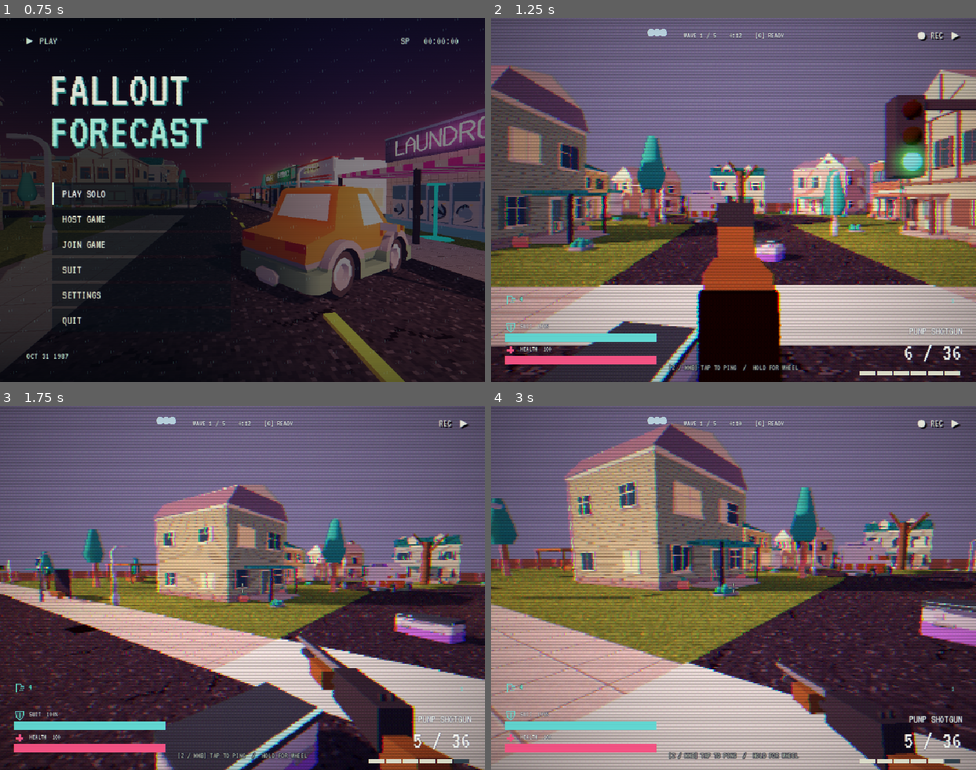
Above: before the commit, frames 1-4 (two rows, left to right).
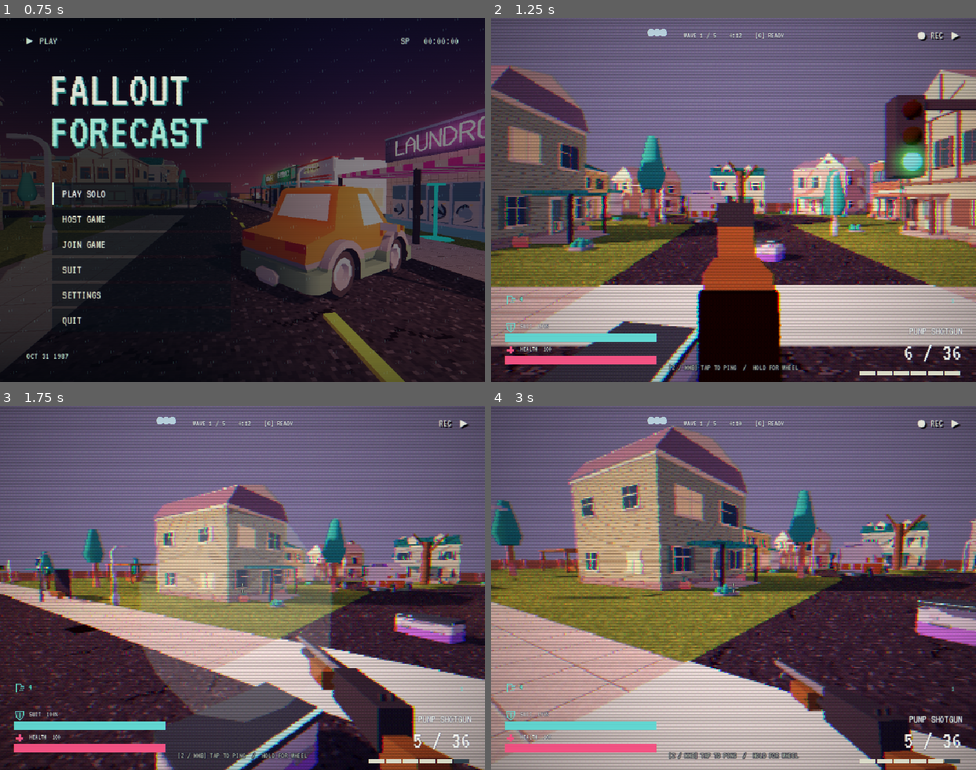
Above: after the commit, the same moments.

Repository: SamuelGrady/fallout-forecast
Game: Godot game, scene res://ui/title.tscn
Two runs of this game, one before a commit and one after it. Both use one fixed random seed, a clock stepped at 60 frames per second and the inputs below. Sound files missing from this copy of the repository are replaced by a short silence.
Inputs (mouse positions are in pixels of both pictures, inside the frame that each line leads up to):
- Up to frame 1 (0.75 s): tap Enter at 0.5 s; move the mouse to (349, 181) at 0.52 s; hold D (move_right) from 0.53 s (still down); hold Right mouse button (aim) from 0.53 s (still down); click (349, 181) at 0.67 s
- Up to frame 2 (1.25 s): keep holding D (move_right); keep holding Right mouse button (aim); tap Space (jump) at 0.77, 1.07 s; tap Ctrl (crouch) at 0.8 s
- Up to frame 3 (1.75 s): move the mouse to (218, 588) at 1.27 s; release D (move_right) at 1.28 s; release Right mouse button (aim) at 1.28 s; hold W (move_forward) from 1.28 s (still down); tap Ctrl (crouch) at 1.35 s; tap Space (jump) at 1.52 s; click (218, 588) at 1.55 s
- Up to frame 4 (3 s): keep holding W (move_forward); tap Space (jump) at 1.82 s; move the mouse to (743, 580) at 2.02 s; press the mouse at (743, 580) at 2.03 s; tap Shift (sprint) at 2.3, 2.85 s; move the mouse to (728, 595) at 2.77 s; release the mouse at (728, 595) at 2.78 s

Frame 1 is identical in both runs. In frame 2, 0.2% of the frame differs, in the area x 3-100%, y 90-91%; in frame 3, 10%; in frame 4, 18%, in the area x 0-100%, y 4-100%.

Commit message:
Juice: hit-stop, kill confirm and multikill, popup ticker, wave intro cards, trailing health/suit chunks, suit breach warning, downed view with heartbeat, screen rain drips, shell casings, muzzle smoke, recoil roll, sprint FOV, gore splats, falling corpses with limb pop, stagger grunts

Diff:
--- a/enemies/enemy_base.gd
+++ b/enemies/enemy_base.gd
@@ -591,6 +591,7 @@
 	# further along the shot direction, replicated to every client.
 	var throw_vec := _last_hit_dir * clampf(0.6 + _last_hit_force * 0.12, 0.6, 2.6)
 	spawn_death_fragments(get_parent(), global_position, throw_vec, _bullet_critical)
+	make_corpse(throw_vec)
 	if miniboss_wave > 0:
 		spawn_death_fragments(get_parent(), global_position + Vector3.UP * 1.1, throw_vec * 1.3, true)
 	Sound.play_at("enemy_death", global_position)
@@ -677,7 +678,55 @@
 	_bullet_critical = false
 
 
+## Every peer: leave a body that topples along the killing hit, lies a moment
+## and sinks away, instead of the model just vanishing. Heavy hits (shotgun
+## blasts) also tear an arm loose.
+func make_corpse(throw_vec: Vector3) -> void:
+	var model: Node3D = null
+	for child in get_children():
+		if child.get_script() and (child.get_script() as Script).resource_path.ends_with("infected_model.gd"):
+			model = child
+	var world := get_parent()
+	if model == null or world == null or OS.has_feature("web") and get_tree().get_nodes_in_group("corpses").size() > 6:
+		return
+	var xf := model.global_transform
+	model.set_process(false)
+	remove_child(model)
+	world.add_child(model)
+	model.global_transform = xf
+	model.add_to_group("corpses")
+	for mesh in model.find_children("*", "MeshInstance3D", true, false):
+		mesh.material_overlay = null
+	var dir := throw_vec
+	dir.y = 0.0
+	if dir.length_squared() < 0.01:
+		dir = model.global_basis.z
+	dir = dir.normalized()
+	var axis := Vector3.UP.cross(dir).normalized()
+	var fallen := Basis(axis, deg_to_rad(84.0)) * model.global_basis
+	if throw_vec.length() > 1.6 and model.get("limbs") is Array and not (model.get("limbs") as Array).is_empty():
+		var arm: Node3D = (model.get("limbs") as Array)[0]
+		var arm_xf := arm.global_transform
+		arm.get_parent().remove_child(arm)
+		world.add_child(arm)
+		arm.global_transform = arm_xf
+		var arm_tween := arm.create_tween().set_parallel(true)
+		arm_tween.tween_property(arm, "global_position", arm_xf.origin + dir * 2.2 + Vector3.UP * 0.6, 0.35).set_ease(Tween.EASE_OUT)
+		arm_tween.tween_property(arm, "rotation", arm.rotation + Vector3(randf() * 6, randf() * 6, 0), 0.6)
+		arm_tween.chain().tween_property(arm, "global_position", arm_xf.origin + dir * 2.8 + Vector3.DOWN * 1.1, 0.3).set_ease(Tween.EASE_IN)
+		arm_tween.chain().tween_interval(2.2)
+		arm_tween.chain().tween_callback(arm.queue_free)
+	var tween := model.create_tween()
+	tween.tween_property(model, "global_basis", fallen, 0.38).set_trans(Tween.TRANS_QUAD).set_ease(Tween.EASE_IN)
+	tween.parallel().tween_property(model, "global_position", xf.origin + dir * 0.6, 0.38)
+	tween.tween_interval(2.4)
+	tween.tween_property(model, "global_position", xf.origin + dir * 0.6 + Vector3.DOWN * 0.8, 1.2)
+	tween.tween_callback(model.queue_free)
+
+
 func stagger(duration: float) -> void:
+	if _stagger_left <= 0.0:
+		Sound.play_at("turned", global_position + Vector3.UP, -12.0, randf_range(0.65, 0.8))
 	_stagger_left = maxf(_stagger_left, duration)
 	_windup_left = 0.0
 	_attack_victim = null
--- a/enemies/enemy_spawner.gd
+++ b/enemies/enemy_spawner.gd
@@ -481,6 +481,7 @@
 	EnemyBase.spawn_death_fragments(self, pos, throw_vec, critical)
 	Sound.play_at("enemy_death", pos)
 	if enemy:
+		enemy.make_corpse(throw_vec)
 		enemy.remove_from_group("enemies")
 		enemy.queue_free()
 	for entry in drops:
--- /dev/null
+++ b/game/juice.gd
@@ -0,0 +1,70 @@
+extends Node
+## Autoload "Juice": shared game-feel helpers, all local and cosmetic.
+## - shake(strength, at): camera trauma with distance falloff
+## - hit_stop(ms): a tiny freeze on big hits (solo only, so it never stalls
+##   a session's host simulation for everyone)
+## - duck_music(db, seconds): dip the soundtrack under big moments
+## - popup(text, color): "+HEADSHOT"-style ticker lines (JuiceHud shows them)
+
+signal popup_requested(text: String, color: Color)
+
+var _trauma := 0.0
+var _stop_left := 0.0
+var _duck_left := 0.0
+var _duck_db := 0.0
+var _clock := 0.0
+
+
+func _ready() -> void:
+	process_mode = Node.PROCESS_MODE_ALWAYS
+
+
+## Add camera shake. `at` (optional) attenuates by distance to the camera.
+func shake(strength: float, at := Vector3.INF) -> void:
+	if Settings.reduced_flash:
+		strength *= 0.3
+	if at != Vector3.INF:
+		var cam := get_viewport().get_camera_3d()
+		if cam:
+			strength *= clampf(1.0 - cam.global_position.distance_to(at) / 30.0, 0.0, 1.0)
+	_trauma = minf(1.0, _trauma + strength)
+
+
+func hit_stop(ms: float) -> void:
+	if Net.is_online() or get_tree().paused:
+		return
+	_stop_left = maxf(_stop_left, ms / 1000.0)
+	Engine.time_scale = 0.05
+
+
+func duck_music(db: float, seconds: float) -> void:
+	_duck_db = minf(_duck_db, db)
+	_duck_left = maxf(_duck_left, seconds)
+
+
+func popup(text: String, color := Color.WHITE) -> void:
+	popup_requested.emit(text, color)
+
+
+func _process(delta: float) -> void:
+	# Real (unscaled) time, so hit-stop always ends on schedule.
+	var real := delta / maxf(Engine.time_scale, 0.0001)
+	_clock += real
+	if _stop_left > 0.0:
+		_stop_left -= real
+		if _stop_left <= 0.0:
+			Engine.time_scale = 1.0
+	_trauma = maxf(0.0, _trauma - real * 1.6)
+	var cam := get_viewport().get_camera_3d()
+	if cam:
+		var s := _trauma * _trauma
+		cam.h_offset = 0.18 * s * sin(_clock * 47.0)
+		cam.v_offset = 0.14 * s * sin(_clock * 53.0 + 1.3)
+	var music := AudioServer.get_bus_index(&"Music")
+	if music >= 0:
+		if _duck_left > 0.0:
+			_duck_left -= real
+			AudioServer.set_bus_volume_db(music, lerpf(AudioServer.get_bus_volume_db(music), _duck_db, 0.3))
+		else:
+			_duck_db = 0.0
+			AudioServer.set_bus_volume_db(music, lerpf(AudioServer.get_bus_volume_db(music), 0.0, 0.05))
--- a/main.gd
+++ b/main.gd
@@ -30,6 +30,12 @@
 		warm.set_script(preload("res://game/warmup.gd"))
 		add_child.call_deferred(warm)
 	if not Net.dedicated:
+		# Screen-level juice: trailing bars, suit breach, downed view, rain
+		# drips, wave cards, popup ticker.
+		var juice_hud := CanvasLayer.new()
+		juice_hud.name = "JuiceHud"
+		juice_hud.set_script(preload("res://ui/juice_hud.gd"))
+		add_child(juice_hud)
 		# Red arcs pointing at whatever just hurt you.
 		var hits := CanvasLayer.new()
 		hits.name = "HitIndicator"
--- a/project.godot
+++ b/project.godot
@@ -33,6 +33,7 @@
 Preload="*res://game/preload.gd"
 SceneLoader="*res://game/scene_loader.gd"
 Perf="*res://game/perf.gd"
+Juice="*res://game/juice.gd"
 
 [display]
 
--- /dev/null
+++ b/ui/juice_hud.gd
@@ -0,0 +1,242 @@
+extends CanvasLayer
+## Screen-level juice for the local player (main.gd adds it next to the HUD):
+## - trailing white chunk on the health and suit bars after damage
+## - SUIT BREACH warning: vignette, tag and beep while suit < 25% and exposed
+## - downed view: desaturated, heartbeat
+## - rain drips running down the screen while exposed in rain
+## - wave intro card ("WAVE 3  -  DOWNPOUR") as each storm starts
+## - "+HEADSHOT" / "+KILL" / "+REVIVE" popup ticker (Juice.popup)
+
+const TRAIL_DELAY := 0.35
+
+var _trail := {}  # bar -> {chunk, value, hold}
+var _vignette := ColorRect.new()
+var _breach := Label.new()
+var _breach_beep := 0.0
+var _drips := ColorRect.new()
+var _desat := ColorRect.new()
+var _heart := AudioStreamPlayer.new()
+var _card := Label.new()
+var _card_sub := Label.new()
+var _ticker := VBoxContainer.new()
+var _clock := 0.0
+
+
+func _ready() -> void:
+	layer = 2
+	_build_screen_layers()
+	_build_card()
+	_ticker.set_anchors_and_offsets_preset(Control.PRESET_CENTER_RIGHT)
+	_ticker.offset_left = -260
+	_ticker.offset_right = -24
+	_ticker.offset_top = -40
+	_ticker.alignment = BoxContainer.ALIGNMENT_END
+	_ticker.mouse_filter = Control.MOUSE_FILTER_IGNORE
+	add_child(_ticker)
+	Juice.popup_requested.connect(_on_popup)
+	WeatherManager.phase_changed.connect(_on_phase)
+	GameManager.combat_hit.connect(_on_combat_hit)
+	_heart.stream = load("res://assets/audio/sfx/heartbeat.wav")
+	if _heart.stream is AudioStreamWAV:
+		var wav := (_heart.stream as AudioStreamWAV).duplicate() as AudioStreamWAV
+		wav.loop_mode = AudioStreamWAV.LOOP_FORWARD
+		wav.loop_end = roundi(wav.get_length() * wav.mix_rate)
+		_heart.stream = wav
+	_heart.volume_db = -6.0
+	add_child(_heart)
+
+
+func _exit_tree() -> void:
+	for pair in [[Juice.popup_requested, _on_popup], [WeatherManager.phase_changed, _on_phase], [GameManager.combat_hit, _on_combat_hit]]:
+		if pair[0].is_connected(pair[1]):
+			pair[0].disconnect(pair[1])
+
+
+func _shader_rect(code: String) -> ColorRect:
+	var rect := ColorRect.new()
+	rect.set_anchors_and_offsets_preset(Control.PRESET_FULL_RECT)
+	rect.mouse_filter = Control.MOUSE_FILTER_IGNORE
+	var mat := ShaderMaterial.new()
+	var shader := Shader.new()
+	shader.code = code
+	mat.shader = shader
+	rect.material = mat
+	rect.visible = false
+	add_child(rect)
+	return rect
+
+
+func _build_screen_layers() -> void:
+	_drips = _shader_rect("""shader_type canvas_item;
+uniform float amount = 0.0;
+float h(float x){ return fract(sin(x * 91.7) * 43758.5); }
+void fragment(){
+	float col = floor(UV.x * 34.0);
+	float speed = 0.15 + h(col) * 0.35;
+	float y = fract(UV.y * 0.6 - TIME * speed + h(col + 3.0));
+	float streak = smoothstep(0.0, 0.02, y) * (1.0 - smoothstep(0.02, 0.22, y));
+	float lane = 1.0 - smoothstep(0.0, 0.08, abs(fract(UV.x * 34.0) - 0.5) - 0.02);
+	COLOR = vec4(0.75, 0.9, 1.0, streak * lane * amount * step(0.55, h(col + 7.0)) * 0.35);
+}""")
+	_desat = _shader_rect("""shader_type canvas_item;
+uniform sampler2D screen : hint_screen_texture, filter_linear;
+uniform float amount = 0.0;
+void fragment(){
+	vec3 c = texture(screen, SCREEN_UV).rgb;
+	float g = dot(c, vec3(0.3, 0.59, 0.11));
+	vec2 d = UV - 0.5;
+	float vig = 1.0 - smoothstep(0.25, 0.75, length(d));
+	COLOR = vec4(mix(c, vec3(g) * vec3(1.0, 0.85, 0.85), amount) * mix(1.0, vig, amount * 0.7), 1.0);
+}""")
+	_vignette = _shader_rect("""shader_type canvas_item;
+uniform float amount = 0.0;
+void fragment(){
+	float r = length(UV - 0.5);
+	COLOR = vec4(1.0, 0.15, 0.1, smoothstep(0.35, 0.75, r) * amount);
+}""")
+	_breach.text = "SUIT BREACH"
+	_breach.add_theme_font_size_override("font_size", 34)
+	_breach.add_theme_color_override("font_color", Color(1, 0.3, 0.25))
+	_breach.add_theme_color_override("font_outline_color", Color.BLACK)
+	_breach.add_theme_constant_override("outline_size", 6)
+	_breach.set_anchors_and_offsets_preset(Control.PRESET_CENTER_TOP)
+	_breach.offset_left = -140
+	_breach.offset_right = 140
+	_breach.offset_top = 150
+	_breach.horizontal_alignment = HORIZONTAL_ALIGNMENT_CENTER
+	_breach.visible = false
+	add_child(_breach)
+
+
+func _build_card() -> void:
+	for label in [_card, _card_sub]:
+		label.horizontal_alignment = HORIZONTAL_ALIGNMENT_CENTER
+		label.set_anchors_and_offsets_preset(Control.PRESET_CENTER)
+		label.offset_left = -420
+		label.offset_right = 420
+		label.add_theme_color_override("font_outline_color", Color.BLACK)
+		label.add_theme_constant_override("outline_size", 8)
+		label.modulate.a = 0.0
+		add_child(label)
+	_card.add_theme_font_size_override("font_size", 64)
+	_card.add_theme_color_override("font_color", BroadcastUI.PAPER)
+	_card.offset_top = -110
+	_card_sub.add_theme_font_size_override("font_size", 28)
+	_card_sub.add_theme_color_override("font_color", BroadcastUI.CYAN)
+	_card_sub.offset_top = -40
+
+
+func _on_phase(phase: int, wave: int) -> void:
+	if phase != WeatherManager.Phase.DRIZZLE:
+		return
+	var subtitle: String = "THE ACID STORM" if wave == WeatherManager.FINAL_WAVE else ["", "FIRST RAIN", "DOWNPOUR WARNING", "FLOOD WATCH", "SEVERE STORM"][clampi(wave, 0, 4)]
+	_card.text = "WAVE %d" % wave
+	_card_sub.text = subtitle
+	var tween := create_tween().set_parallel(true)
+	for label in [_card, _card_sub]:
+		label.modulate.a = 0.0
+		tween.tween_property(label, "modulate:a", 1.0, 0.25)
+	tween.chain().tween_interval(1.4)
+	tween.chain().tween_property(_card, "modulate:a", 0.0, 0.5)
+	tween.parallel().tween_property(_card_sub, "modulate:a", 0.0, 0.5)
+	Sound.play("storm_arrival", -10.0)
+
+
+var _kill_times: Array = []
+
+
+func _on_combat_hit(killed: bool, critical: bool) -> void:
+	if not killed:
+		return
+	var now := _clock
+	_kill_times.append(now)
+	_kill_times = _kill_times.filter(func(t): return now - float(t) < 1.5)
+	if _kill_times.size() >= 3:
+		Juice.popup("+MULTIKILL x%d" % _kill_times.size(), Color("#ffd56a"))
+		Sound.play("multikill", -8.0)
+	else:
+		Sound.play("kill_confirm", -10.0)
+	Juice.popup("+HEADSHOT KILL" if critical else "+KILL", Color("#ff6a6a") if critical else BroadcastUI.PAPER)
+	Juice.hit_stop(45.0 if critical else 25.0)
+
+
+func _on_popup(text: String, color: Color) -> void:
+	var label := Label.new()
+	label.text = text
+	label.horizontal_alignment = HORIZONTAL_ALIGNMENT_RIGHT
+	label.add_theme_font_size_override("font_size", 22)
+	label.add_theme_color_override("font_color", color)
+	label.add_theme_color_override("font_outline_color", Color.BLACK)
+	label.add_theme_constant_override("outline_size", 5)
+	_ticker.add_child(label)
+	while _ticker.get_child_count() > 5:
+		_ticker.get_child(0).queue_free()
+		_ticker.remove_child(_ticker.get_child(0))
+	var tween := label.create_tween()
+	tween.tween_interval(1.4)
+	tween.tween_property(label, "modulate:a", 0.0, 0.4)
+	tween.tween_callback(label.queue_free)
+
+
+func _process(delta: float) -> void:
+	_clock += delta
+	var me := get_tree().get_first_node_in_group("local_player")
+	if me == null:
+		return
+	var hud := get_parent().get_node_or_null("HUD")
+	if hud:
+		for bar_name in ["SuitBar", "HealthBar"]:
+			var bar := hud.find_child(bar_name, true, false) as ProgressBar
+			if bar:
+				_update_trail(bar, delta)
+	var state := str(me.get("state"))
+	var suit := float(me.get("suit_integrity")) if me.get("suit_integrity") != null else 100.0
+	var exposed: bool = me.get("exposed") != false and WeatherManager.is_raining()
+	# Suit breach.
+	var breach := state == "ok" and suit < 25.0 and exposed
+	_vignette.visible = breach
+	_breach.visible = breach and fmod(_clock, 0.8) < 0.55
+	if breach:
+		(_vignette.material as ShaderMaterial).set_shader_parameter("amount", 0.35 + 0.2 * sin(_clock * 6.0))
+		_breach_beep -= delta
+		if _breach_beep <= 0.0:
+			_breach_beep = 0.8
+			Sound.play("suit_beep", -10.0)
+	# Rain drips while exposed.
+	var drip := WeatherManager.storm_intensity if exposed and state == "ok" else 0.0
+	_drips.visible = drip > 0.05
+	if _drips.visible:
+		(_drips.material as ShaderMaterial).set_shader_parameter("amount", drip)
+	# Downed view.
+	var downed := state == "downed"
+	_desat.visible = downed
+	if downed:
+		(_desat.material as ShaderMaterial).set_shader_parameter("amount", 0.85)
+		if not _heart.playing:
+			_heart.play()
+	elif _heart.playing:
+		_heart.stop()
+
+
+func _update_trail(bar: ProgressBar, delta: float) -> void:
+	if not _trail.has(bar):
+		var chunk := ColorRect.new()
+		chunk.color = Color(1, 1, 1, 0.85)
+		chunk.mouse_filter = Control.MOUSE_FILTER_IGNORE
+		bar.add_child(chunk)
+		_trail[bar] = {"chunk": chunk, "value": bar.value, "hold": 0.0}
+	var t: Dictionary = _trail[bar]
+	if bar.value >= t.value:
+		t.value = bar.value
+		t.hold = TRAIL_DELAY
+	else:
+		t.hold -= delta
+		if t.hold <= 0.0:
+			t.value = move_toward(t.value, bar.value, delta * 60.0)
+	var chunk: ColorRect = t.chunk
+	var w := bar.size.x
+	var from := bar.value / maxf(bar.max_value, 1.0) * w
+	var to: float = float(t.value) / maxf(bar.max_value, 1.0) * w
+	chunk.position = Vector2(from, 0)
+	chunk.size = Vector2(maxf(0.0, to - from), bar.size.y)
+	chunk.visible = to - from > 0.5
--- a/weapons/weapon_holder.gd
+++ b/weapons/weapon_holder.gd
@@ -72,6 +72,8 @@
 	_camera_kick = move_toward(_camera_kick, 0.0, delta * deg_to_rad(8.0))
 	if player and player.is_multiplayer_authority():
 		camera.rotation.x = _camera_kick
+		_roll = move_toward(_roll, 0.0, delta * deg_to_rad(20.0))
+		camera.rotation.z = _roll
 	_recoil = move_toward(_recoil, 0.0, delta * 2.8)
 	_kick = move_toward(_kick, 0.0, delta * 6.0)
 	if _reload_left > 0.0:
@@ -154,6 +156,7 @@
 	_camera_kick = minf(_camera_kick + deg_to_rad(data.recoil_degrees) * lerpf(1.0, ads_recoil, _aim), deg_to_rad(5.0))
 	_heat = minf(1.0, _heat + 0.22)
 	fired.emit(data)
+	_shot_juice(data)
 	if _model and _model.has_node("Pump") and ammo[current] > 0:
 		# Rack sound lines up with the forend animation in _animate.
 		get_tree().create_timer(interval * 0.2).timeout.connect(func(): Sound.play("shotgun_pump", -11.0))
@@ -351,6 +354,8 @@
 					ShotFX.puff(world, end, Color(0.6, 1.0, 0.4, 0.8) if enemy_hit else Color(0.8, 0.8, 0.75, 0.7), 0.08, 0.2)
 					if enemy_hit:
 						hit_points.append(end)
+						if is_local or randf() < 0.5:
+							_splat_behind(end, ray)
 						if hit.collider.has_method("hit_flash"):
 							hit.collider.hit_flash()
 			# One layered impact per shot, louder for more pellets, instead of
@@ -464,6 +469,108 @@
 
 
 # ------------------------------------------------------------------ viewmodel
+# ------------------------------------------------------------------ juice
+static var _splat_mesh: QuadMesh
+static var _splat_mat: StandardMaterial3D
+static var _splats: Array[Node3D] = []
+
+
+## Green gore splat on whatever is behind the enemy that was hit.
+func _splat_behind(at: Vector3, ray: Vector3) -> void:
+	var query := PhysicsRayQueryParameters3D.create(at, at + ray * 3.5, 1)
+	var hit := get_world_3d().direct_space_state.intersect_ray(query)
+	if hit.is_empty():
+		return
+	if _splat_mesh == null:
+		_splat_mesh = QuadMesh.new()
+		_splat_mesh.size = Vector2.ONE
+		var grad := Gradient.new()
+		grad.set_color(0, Color(0.55, 0.9, 0.25, 0.85))
+		grad.set_color(1, Color(0.35, 0.6, 0.15, 0.0))
+		var tex := GradientTexture2D.new()
+		tex.gradient = grad
+		tex.fill = GradientTexture2D.FILL_RADIAL
+		tex.fill_from = Vector2(0.5, 0.5)
+		tex.fill_to = Vector2(1.0, 0.5)
+		tex.width = 32
+		tex.height = 32
+		_splat_mat = StandardMaterial3D.new()
+		_splat_mat.albedo_texture = tex
+		_splat_mat.transparency = BaseMaterial3D.TRANSPARENCY_ALPHA
+		_splat_mat.shading_mode = BaseMaterial3D.SHADING_MODE_UNSHADED
+		_splat_mat.texture_filter = BaseMaterial3D.TEXTURE_FILTER_NEAREST
+	var splat := MeshInstance3D.new()
+	splat.mesh = _splat_mesh
+	splat.material_override = _splat_mat
+	splat.cast_shadow = GeometryInstance3D.SHADOW_CASTING_SETTING_OFF
+	player.get_parent().add_child(splat)
+	var normal: Vector3 = hit.normal
+	var up := Vector3.UP if absf(normal.y) < 0.95 else Vector3.FORWARD
+	splat.global_transform = Transform3D(Basis.looking_at(-normal, up), hit.position + normal * 0.02)
+	splat.scale = Vector3.ONE * randf_range(0.35, 0.8)
+	splat.rotate_object_local(Vector3.FORWARD, randf() * TAU)
+	var tween := splat.create_tween()
+	tween.tween_interval(18.0)
+	tween.tween_property(splat, "scale", Vector3.ZERO, 2.0)
+	tween.tween_callback(splat.queue_free)
+	_splats = _splats.filter(func(n): return is_instance_valid(n))
+	_splats.append(splat)
+	while _splats.size() > (16 if OS.has_feature("web") else 40):
+		_splats.pop_front().queue_free()
+
+var _roll := 0.0
+var _sprint_fov := 0.0
+static var _casing_mesh: BoxMesh
+static var _casing_mat: StandardMaterial3D
+var _casings: Array[Node3D] = []
+
+
+## Local feel for every shot: ejected brass, muzzle smoke, a camera roll and
+## shake on heavy guns.
+func _shot_juice(data: WeaponData) -> void:
+	if data.kind != WeaponData.Kind.HITSCAN or _model == null:
+		return
+	var heavy := data.pellets > 1
+	_roll += deg_to_rad(randf_range(1.2, 2.2) if heavy else randf_range(0.2, 0.5)) * (1 if randf() < 0.5 else -1)
+	Juice.shake(0.28 if heavy else 0.05)
+	var muzzle := _muzzle_position()
+	ShotFX.puff(player.get_parent(), muzzle + (-camera.global_basis.z) * 0.1, Color(0.75, 0.75, 0.72, 0.35), 0.06 if not heavy else 0.11, 0.5)
+	_eject_casing(heavy)
+
+
+func _eject_casing(heavy: bool) -> void:
+	if _casing_mesh == null:
+		_casing_mesh = BoxMesh.new()
+		_casing_mesh.size = Vector3(0.012, 0.012, 0.03)
+		_casing_mat = StandardMaterial3D.new()
+		_casing_mat.albedo_color = Color("#c9a24a") if not heavy else Color("#b8322a")
+		_casing_mat.metallic = 0.8
+		_casing_mat.roughness = 0.3
+	var casing := MeshInstance3D.new()
+	casing.mesh = _casing_mesh
+	casing.material_override = _casing_mat
+	casing.cast_shadow = GeometryInstance3D.SHADOW_CASTING_SETTING_OFF
+	var world := player.get_parent()
+	world.add_child(casing)
+	var start := _model.global_transform * Vector3(0.03, 0.03, -0.05)
+	casing.global_position = start
+	var side := camera.global_basis.x
+	var land := player.global_position + side * randf_range(0.5, 0.9) + (-camera.global_basis.z) * randf_range(-0.1, 0.3) + Vector3.UP * 0.02
+	var peak := start + side * 0.25 + Vector3.UP * 0.25
+	var tween := casing.create_tween()
+	tween.set_parallel(true)
+	tween.tween_property(casing, "global_position", peak, 0.12).set_ease(Tween.EASE_OUT)
+	tween.tween_property(casing, "rotation", Vector3(randf() * 9, randf() * 9, randf() * 9), 0.5)
+	tween.chain().tween_property(casing, "global_position", land, 0.3).set_ease(Tween.EASE_IN).set_trans(Tween.TRANS_QUAD)
+	tween.chain().tween_callback(func(): Sound.play_at("casing_%d" % randi_range(0, 2), land, -20.0, randf_range(0.9, 1.15)))
+	tween.chain().tween_interval(4.0)
+	tween.chain().tween_callback(casing.queue_free)
+	_casings.append(casing)
+	_casings = _casings.filter(func(c): return is_instance_valid(c))
+	while _casings.size() > 20:
+		_casings.pop_front().queue_free()
+
+
 func _equip(index: int) -> void:
 	if index < 0 or index >= loadout.size():
 		return
@@ -497,7 +604,9 @@
 	if player.is_multiplayer_authority():
 		player.set("aiming", aiming)
 	_aim = lerpf(_aim, 1.0 if aiming else 0.0, 1.0 - exp(-14.0 * delta))
-	camera.fov = lerpf(_hip_fov, data.ads_fov, _aim)
+	# Sprinting widens the view a little for a sense of speed.
+	_sprint_fov = lerpf(_sprint_fov, 6.0 if player.get("is_sprinting") else 0.0, 1.0 - exp(-6.0 * delta))
+	camera.fov = lerpf(_hip_fov + _sprint_fov, data.ads_fov, _aim)
 	var speed := 0.0
 	if player is CharacterBody3D:
 		speed = Vector2(player.velocity.x, player.velocity.z).length()
Not shown, added: assets/audio/sfx/casing_0.wav.import
Not shown, added: assets/audio/sfx/casing_1.wav.import
Not shown, added: assets/audio/sfx/casing_2.wav.import
Not shown, added: assets/audio/sfx/heartbeat.wav.import
Not shown, added: assets/audio/sfx/kill_confirm.wav.import
Not shown, added: assets/audio/sfx/multikill.wav.import
Not shown, added: assets/audio/sfx/splash_0.wav.import
Not shown, added: assets/audio/sfx/splash_1.wav.import
Not shown, added: assets/audio/sfx/step_grass_0.wav.import
Not shown, added: assets/audio/sfx/step_grass_1.wav.import
Not shown, added: assets/audio/sfx/step_wood_0.wav.import
Not shown, added: assets/audio/sfx/step_wood_1.wav.import
(and 16 more such lines)
